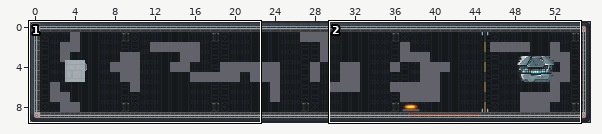
Tiled map (JSON) -- core/assets/levels/level_3/level_0.tmj. The picture above shows the old version from afar; the outline marks the close-up.
Close-up. Before the edit:
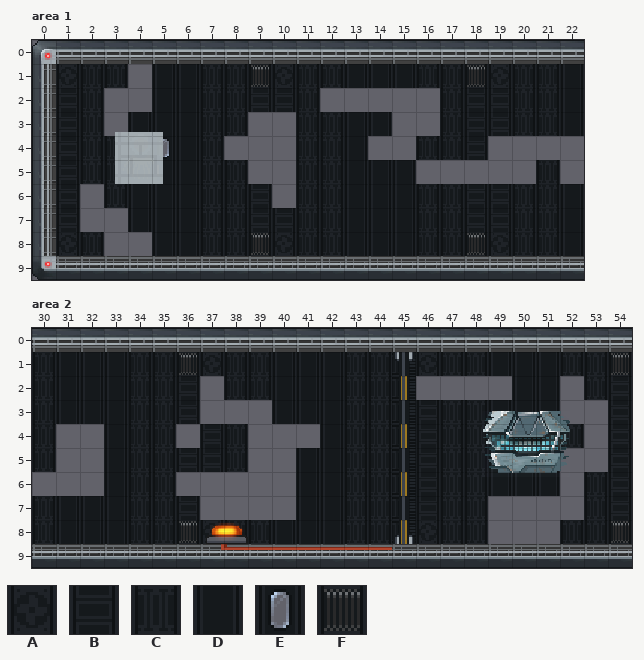
Cells are 16x16 px. Shown: area 1 x 0..22, y 0..9; area 2 x 30..54, y 0..9. The commit also changed other parts of the map, which this record leaves out.
Key: from "space-tiles": A 64 "Background", B 80 "Background", C 81 "Background", D 82 "Background", E 83 "Background", F 96 "Background".
_ is an empty cell.
Layers that did not change in this view are not listed.
Layer "Tile Layer 1" before, area 1, first column x 0:
 0 _______________________
 1 _ACC_DDCCFACCDDDCCFACCD
 2 _BC__DDCCBBC_____CBBCCD
 3 _BC_DDDCC__CCDD__CBBCCD
 4 _BCCDEDC___CCD__CCB____
 5 _BCCDDDCC__CCDDD_____C_
 6 _B_CDDDCCB_CCDDDCCBBCCD
 7 _B__DDDCCBBCCDDDCCBBCCD
 8 _AC__DDCCFACCDDDCCFACCD
 9 _______________________
Layer "Tile Layer 1" before, area 2, first column x 30:
 0 _________________________
 1 CDDDCCFACCDDDCC_ACCDDDCCF
 2 CDDDCCB_CCDDDCC_____DD_CB
 3 CDDDCCB___DDDCC_BCCDDD__B
 4 C__DCC_BC___DCC_BCCDEDC_B
 5 C__DCCBBC__DDCC_BCCDDD__B
 6 ___DCC_____DDCC_BCCDDD_CB
 7 CDDDCCB____DDCC_BCC____CB
 8 CDDDCCFACCDDDCC_ACC___CCF
 9 _________________________
The same view after the edit:
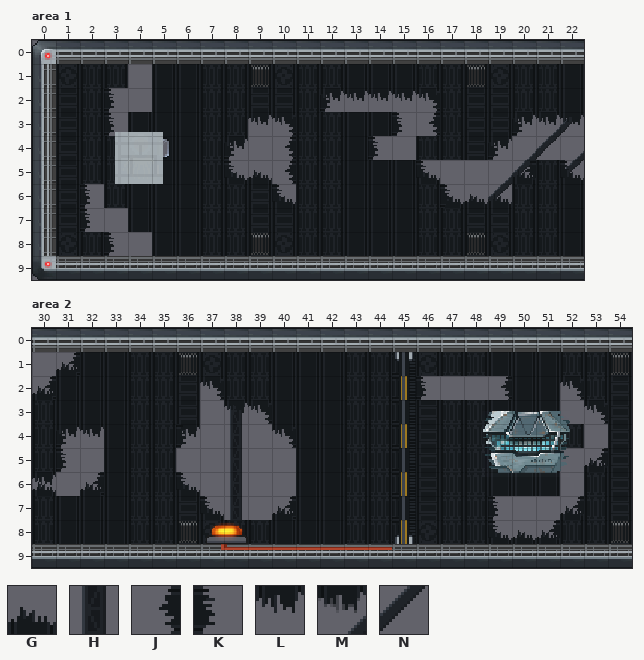
Further tiles: from "space-tiles": G 135 "Background", H 137 "Background", J 150 "Background", K 152 "Background", L 167 "Background", M 217 "Background", N 233 "Background".
Tiles of an added or newly shown layer are drawn over the layers below it.
See-through tiles are keyed as they look on the map.
Edits made:
Layer "tiled lateradfs" (added), area 1:
Tile M is added in row 3 at x 21; in row 4 at x 20 and 22; in row 5 at x 19.
Tile N is added in row 3 at x 22; in row 4 at x 21; in row 5 at x 20 and 22; in row 6 at x 19.
Layer "backlayer1" (added), area 1:
Tile G is added in row 5 at x 9; in row 6 at x 17.
Tile J is added in row 2 at x 16; in row 3 at x 10 and 16; in row 4 at x 10; in row 5 at x 10 and 20.
Tile K is added in row 2 at x 3 and 12; in row 3 at x 3, 15 and 20; in row 4 at x 8, 14 and 19; in row 5 at x 8, 16 and 22; in row 6 at x 2 and 10; in row 7 at x 2.
Tile K is added in row 8 at x 3.
Layer "Tile Layer 1", area 1:
Tile G replaces tile B in row 6 at x 18 to 19.
Tile G replaces tile C in row 5 at x 8.
Tile G is added in row 5 at x 16, 20 and 22; in row 6 at x 10.
Tile K replaces tile C in row 6 at x 17.
Tile L replaces tile C in row 3 at x 20 to 21.
Tile L replaces tile D in row 3 at x 22.
Tile L is added in row 2 at x 12 to 16; in row 3 at x 9 to 10; in row 4 at x 8 and 19.
Layer "tiled lateradfs" (added), area 2:
Tile H is added in rows 3 to 7 at x 38.
Layer "backlayer1" (added), area 2:
Tile G is added in row 1 at x 31; in row 2 at x 30; in row 6 at x 30 and 32; in row 7 at x 40.
Tile J is added in row 2 at x 37 and 52; in row 3 at x 39 and 53; in row 4 at x 40; in row 5 at x 53; in row 7 at x 52; in row 8 at x 51.
Tile K is added in rows 4 to 5 at x 31; in row 6 at x 36; in row 7 at x 37 and 49; in row 8 at x 49.
Tile L is added in row 4 at x 36.
Layer "Tile Layer 1", area 2:
Tile D is added in row 4 at x 41.
Tile G is added in row 5 at x 53; in row 6 at x 36; in row 7 at x 37 and 52; in row 8 at x 49 to 51.
Tile J replaces tile C in row 2 at x 30.
Tile J replaces tile D in row 1 at x 31.
Tile J is added in row 2 at x 49; in row 6 at x 32; in row 7 at x 40.
Tile K is added in row 2 at x 46; in row 4 at x 36.
Tile L is added in row 2 at x 37 and 52; in row 3 at x 38 to 39 and 53; in row 4 at x 31 to 32 and 40; in row 6 at x 30.
Tile B is gone in row 4 at x 37; in row 5 at x 36 to 37.
Tile C is gone in row 1 at x 30; in rows 4 to 5 at x 38.
